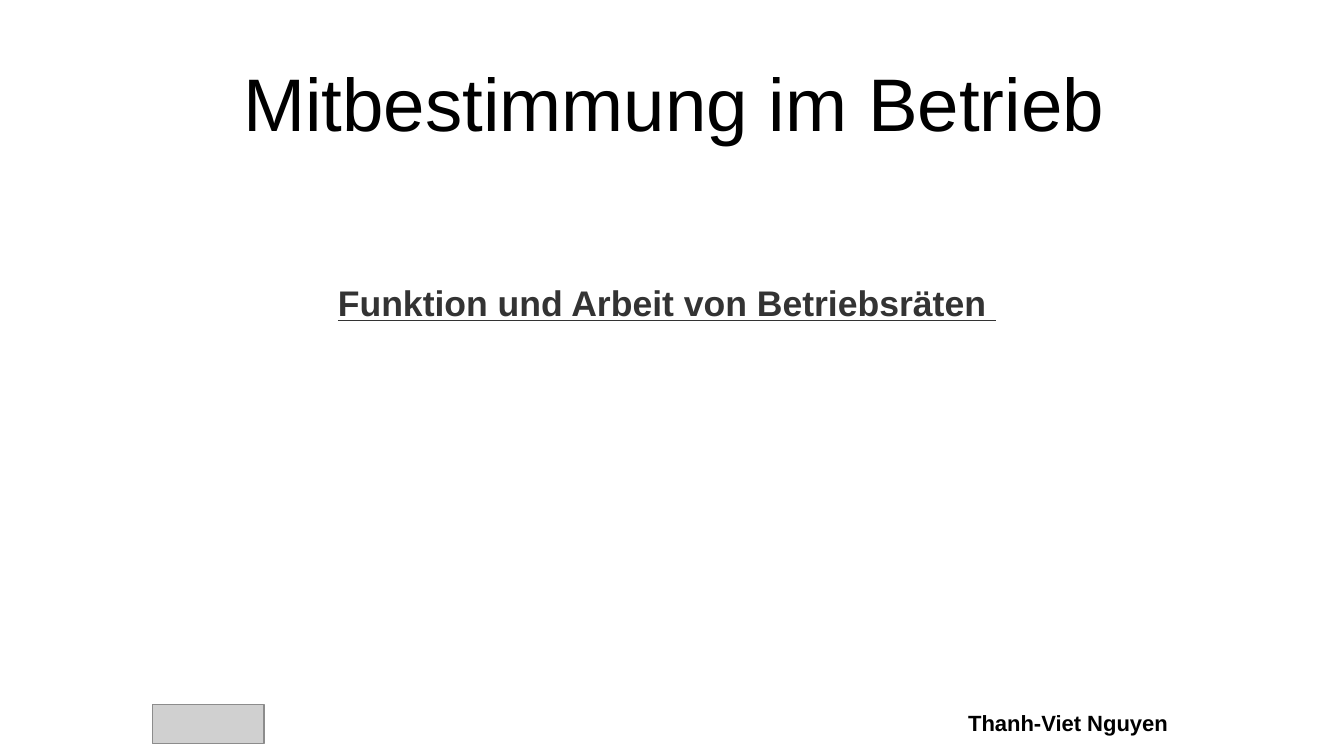
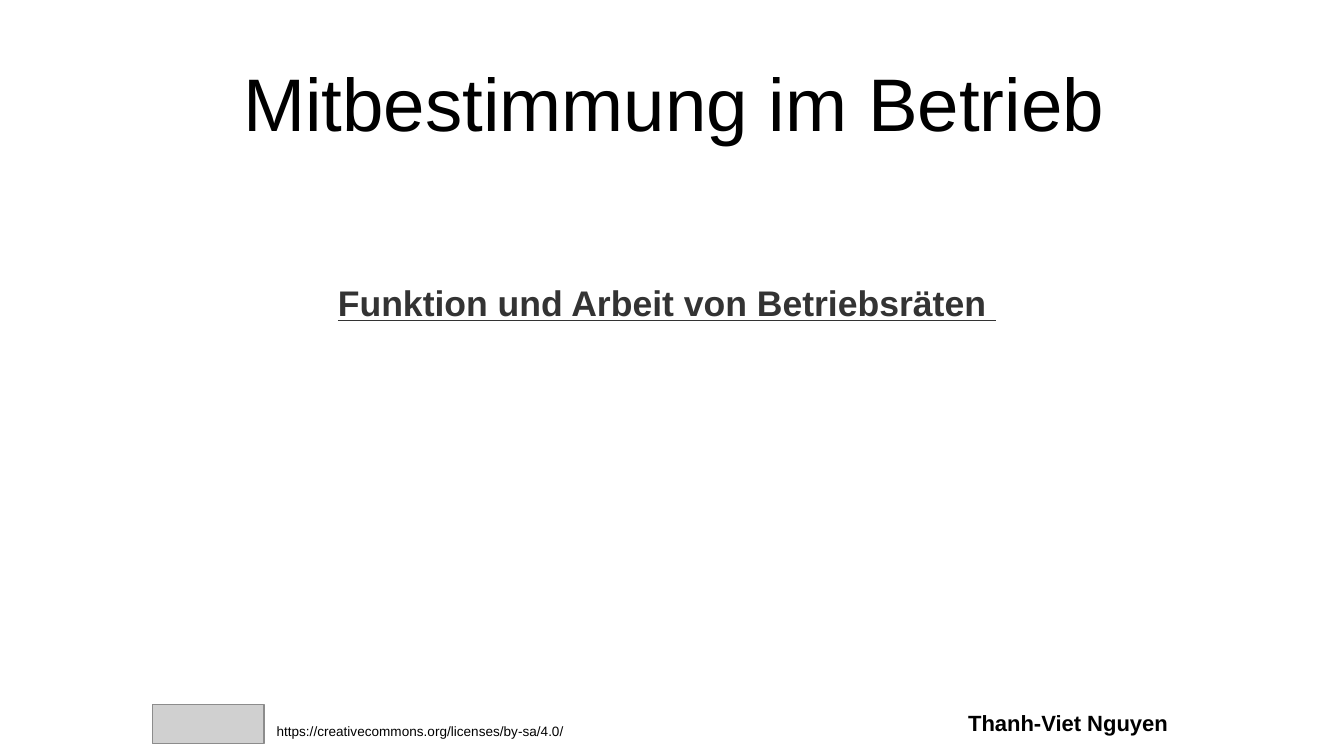
Before and after one commit to Quanterm/Mitbestimmung-im-Betrieb, a slide deck: slide 1 of Funktion und Arbeit von Betriebsräten2.odp. Drawn at 1344x756 pixels with LibreOffice and Linux fonts; fonts in the diff are those of the drawing; grey boxes stand for pictures; background and template pictures are left out. Boxes give left, top, right and bottom in pixels: in the first picture for what was removed or moved away, otherwise in the second. Text is boxed around its words. In the diff, an @@ line names an element or a change of style, - is before the commit and + after.

```diff
--- a/Funktion und Arbeit von Betriebsräten2.odp
+++ b/Funktion und Arbeit von Betriebsräten2.odp
@@ text added at (277,726,564,739), 8 pt, text #000000 @@
+https://creativecommons.org/licenses/by-sa/4.0/
```
Also in this commit, not shown: 1 other slide changed, 24 other files.
